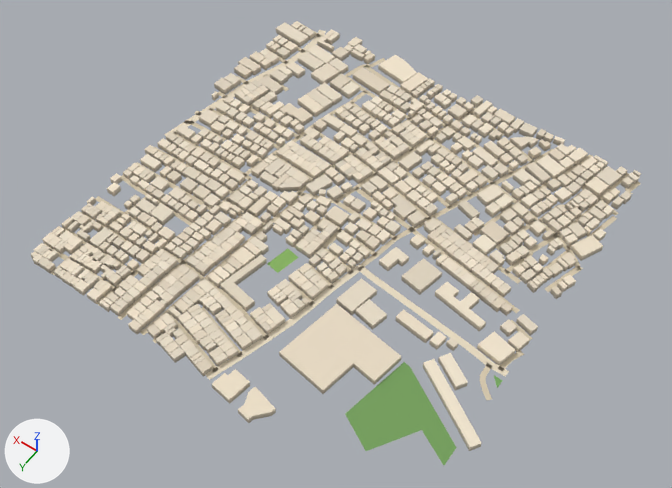
The glTF model public/assets/bengaluru-region-v1/tiles/t3_-12-l1.glb as it was, and as the next commit left it.
One viewpoint serves both versions: a 50 mm camera at (1365.0, -5193.0, 817.0) aimed at (1742.0, -5722.0, -14.0). The axes (+X, +Y, +Z) are drawn at lower left. The lights are the same throughout. The picture after the commit comes second. Vertices at exactly the same position are counted once.

In view in the first picture: 'building', 'ground'.
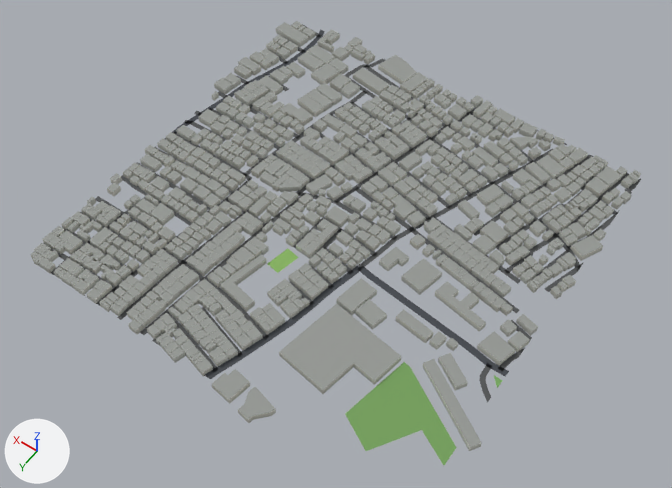
Boxes [x1, y1, x2, y2] around the edits, measured in the pictures (672 x 488 px; the box of a moved part takes in the faces that stretch with it):
part 1 of me_building, recoloured (darker)
    both: [30, 21, 641, 451]
part 2 of me_ground, rebuilt (6% wider, 14% taller)
    before: [164, 58, 295, 136]
    after: [155, 58, 294, 147]
part 3 of me_ground, rebuilt
    before: [291, 30, 326, 61]
    after: [292, 29, 325, 61]
part 4 of me_ground, rebuilt (21% taller)
    before: [625, 181, 641, 194]
    after: [625, 178, 641, 194]
part 5 of me_ground, moved or reshaped
    before: [51, 24, 619, 400]
    after: [51, 24, 620, 403]
part 6 of me_ground, recoloured
    both: [44, 63, 629, 395]

What changed in the scene script:
```text
Change me_building:
    used by ob_building; location = (1500.0, -6000.0, 0.0)
    remove me_building.from_pydata(...)  # 7568 vertices, 9503 faces; spans x -18.0..512.0, y -10.0..515.0, z 0.0..8.0
    add me_building.from_pydata(...)  # 7568 vertices, 11432 faces; spans x -18.0..512.0, y -10.0..515.0, z 0.0..8.0
    me_building part 1: 9503 kept faces spanning x -18.0..512.0, y -10.0..515.0, z 0.0..8.0 get new vertex colours
Change me_ground:
    used by ob_ground; location = (1500.0, -6000.0, 0.0)
    remove me_ground.from_pydata(...)  # 837 vertices, 674 faces; spans x -3.0..505.0, y -2.0..501.0, z 1.0
    add me_ground.from_pydata(...)  # 864 vertices, 697 faces; spans x 0.0..500.0, y 0.0..500.0, z 1.0
    me_ground part 2: the loose piece of 26 vertices spanning x 455.0..505.0, y 69.0..273.0, z 1.0 is rebuilt with 26 vertices and now spans x 456.0..500.0, y 70.0..294.0, z 1.0
    me_ground part 3: the loose piece of 12 vertices spanning x 452.0..468.0, y -2.0..71.0, z 1.0 is rebuilt with 12 vertices and now spans x 454.0..467.0, y 0.0..71.0, z 1.0
    me_ground part 4: the loose piece of 6 vertices spanning x -3.0..9.0, y 6.0..33.0, z 1.0 is rebuilt with 7 vertices and now spans x 0.0..9.0, y 0.0..34.0, z 1.0
    me_ground part 5
    36 vertices are removed from x -3.0..501.0, y -1.0..501.0, z 1.0
    66 faces are deleted
    4 vertices in x 49.0..246.0, y 90.0..499.0, z 1.0 move by (0.0, 1.0, 0.0)
    3 vertices in x 50.0..62.0, y 88.0..178.0, z 1.0 move by (-1.0, -1.0, 0.0)
    21 vertices move from x -3.0..499.0, y 1.0..501.0, z 1.0 to x 0.0..500.0, y 0.0..500.0, z 1.0
    56 vertices are added at x 0.0..500.0, y 0.0..500.0, z 1.0
    6 new vertices lie (0.0, 6.0, 0.0) away from vertices in x 0.0..497.0, y 5.0..445.0, z 1.0
    88 new faces join them
    me_ground part 6: 529 kept faces spanning x 0.0..500.0, y 0.0..500.0, z 1.0 get new vertex colours; the middle colour goes from beige #d7c9ae to dark grey #535556
```
